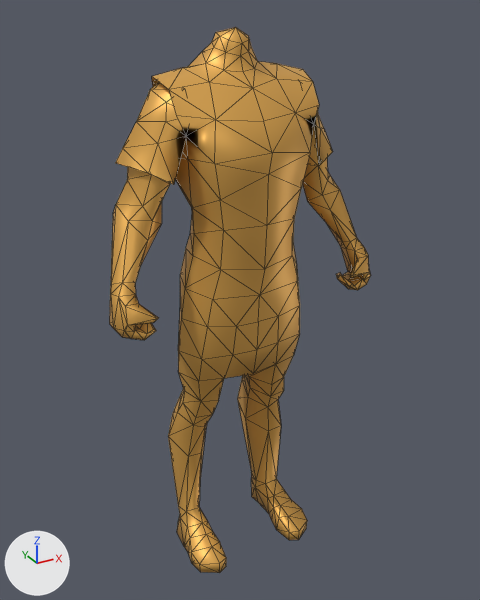
The COLLADA model art/meshes/skeletal/new/m_armor_tunic_short_short_sleeves.dae as it was, and as the next commit left it.
Before and after are seen from a 50 mm lens placed at (-2.07, -3.81, 3.96), pointed at (0.03, 0.02, 2.04). Every picture has the same lights, and +X, +Y and +Z are marked at lower left. Mesh edges are drawn as thin lines. Vertices at the same position are counted once.

Before the edit, the objects in view are built like this:
```python
mat_skin = principled_material('Skin')
mat_skin.base_color = (0.8, 0.433, 0.0937)  # orange #e7b056
mat_skin.metallic = 0.5
me_cube_047 = bpy.data.meshes.new('Cube.047')
me_cube_047.from_pydata(...)  # 450 vertices, 852 faces; spans x -0.98..0.98, y -0.43..0.4, z 0.0..3.85
me_cube_047.materials.append(mat_skin)  # orange #e7b056
ob_m_armor_tunic_short_short_sleeves = bpy.data.objects.new('m_armor_tunic_short_short_sleeves', me_cube_047)
ob_m_armor_tunic_short_short_sleeves.location = (0.0, 0.0, 0.0)
```
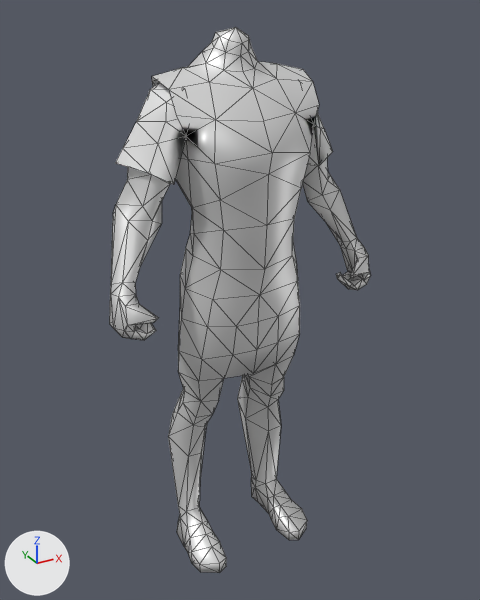
The change, as a diff of the scene's bpy script:
```diff
--- a/art/meshes/skeletal/new/m_armor_tunic_short_short_sleeves.dae.py
+++ b/art/meshes/skeletal/new/m_armor_tunic_short_short_sleeves.dae.py
@@ mat_skin @@
 mat_skin = principled_material('Skin')
-mat_skin.base_color = (0.8, 0.433, 0.0937)  # orange #e7b056
+mat_skin.base_color = (0.8, 0.8, 0.8)  # white #e7e7e7
 mat_skin.metallic = 0.5
@@ mat_armor @@
+mat_armor = principled_material('Armor')
+mat_armor.base_color = (0.8, 0.8, 0.8)  # white #e7e7e7
@@ mat_linothorax_neck @@
+mat_linothorax_neck = principled_material('Linothorax_Neck')
+mat_linothorax_neck.base_color = (0.8, 0.8, 0.8)  # white #e7e7e7
+mat_linothorax_neck.metallic = 0.5
@@ me_cube_047 @@
 me_cube_047.from_pydata(...)  # 450 vertices, 852 faces; spans x -0.98..0.98, y -0.43..0.4, z 0.0..3.85
 # used by ob_m_armor_tunic_short_short_sleeves; location = (0.0, 0.0, 0.0)
+# me_cube_047 part 1: 207 faces spanning x -0.53..0.53, y -0.43..0.36, z 1.58..3.71 switch from mat_skin (orange #e7b056) to mat_linothorax_neck (white #e7e7e7)
+# me_cube_047 part 2: 64 faces spanning x -0.78..0.78, y -0.2..0.28, z 2.98..3.58 switch from mat_skin (orange #e7b056) to mat_armor (white #e7e7e7)
```

What differs and where, as boxes (x1, y1, x2, y2) in the pictures (480 x 600 px):
'm_armor_tunic_short_short_sleeves', recoloured, surface changed
    both: (109, 27, 371, 573)
part 1 of me_cube_047, recoloured
    both: (152, 52, 319, 381)
part 2 of me_cube_047, recoloured (orange to white)
    both: (116, 82, 333, 185)
